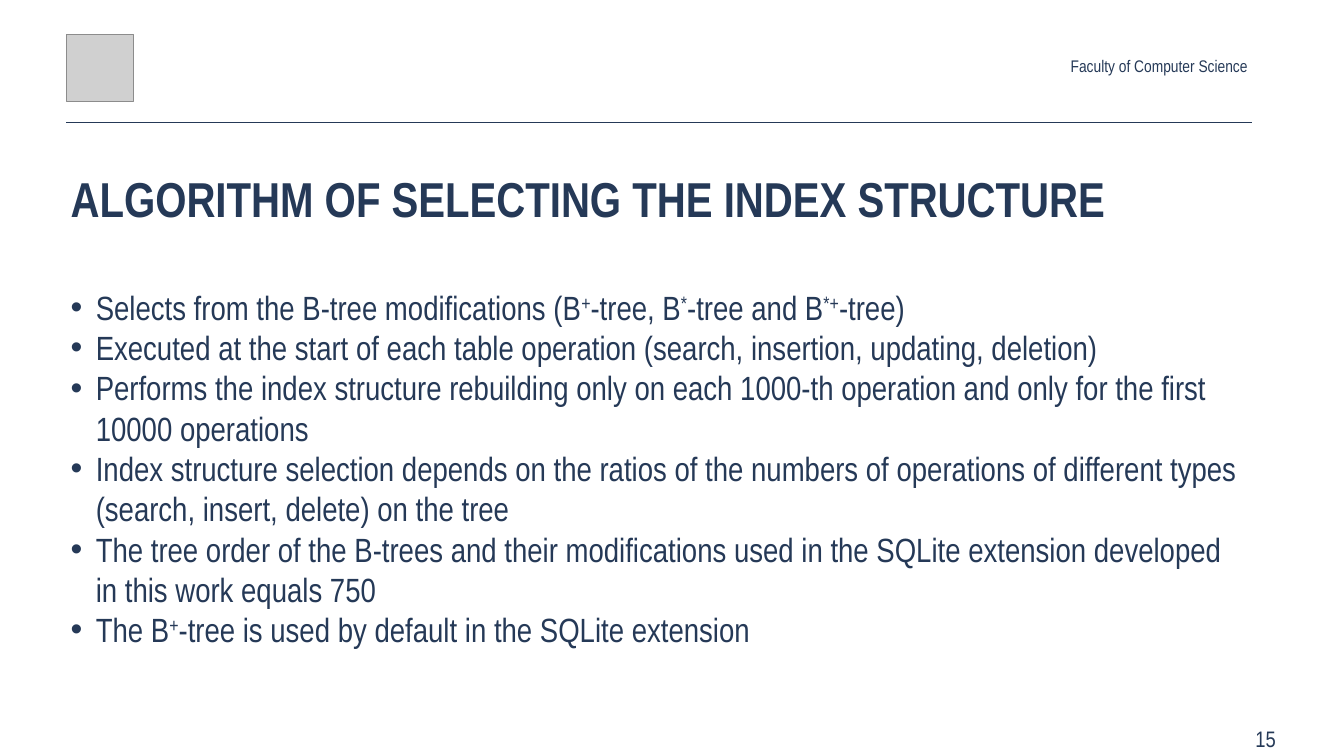
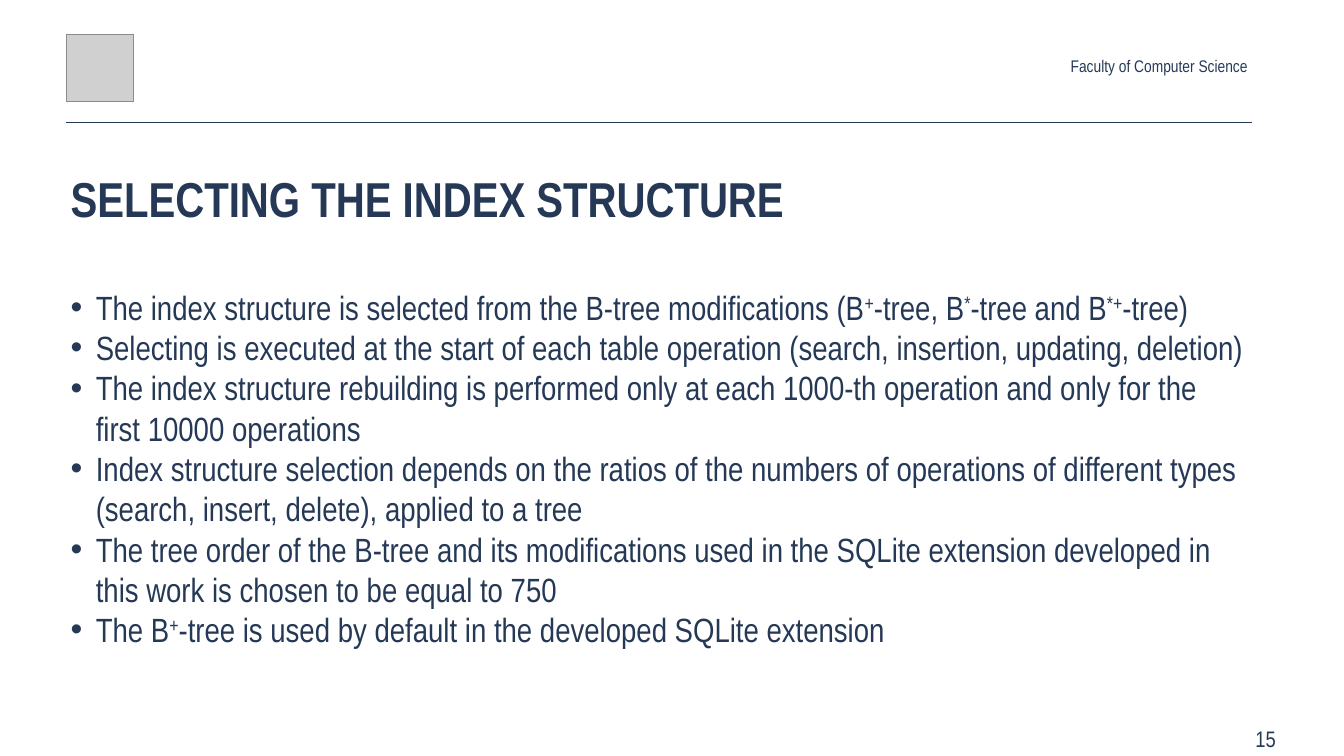
Before and after one commit to Glost/btrees_2019, a slide deck: slide 15 of root/docs/slides/Anton_Rigin_SYRCoSE_2019.pptx. Drawn at 1344x756 pixels with LibreOffice and Linux fonts; fonts in the diff are those of the drawing; grey boxes stand for pictures. Boxes give left, top, right and bottom in pixels: in the first picture for what was removed or moved away, otherwise in the second. Text is boxed around its words. In the diff, an @@ line names an element or a change of style, - is before the commit and + after.

```diff
--- a/root/docs/slides/Anton_Rigin_SYRCoSE_2019.pptx
+++ b/root/docs/slides/Anton_Rigin_SYRCoSE_2019.pptx
@@ text at box(71, 182, 783, 218): text changed @@
-ALGORITHM OF SELECTING THE INDEX STRUCTURE
+SELECTING THE INDEX STRUCTURE
@@ text at box(96, 295, 1243, 649): text changed @@
-• Selects from the B-tree modifications (B+-tree, B*-tree and B*+-tree)
-• Executed at the start of each table operation (search, insertion, updating, deletion)
-• Performs the index structure rebuilding only on each 1000-th operation and only for the first 10000 operations
-• Index structure selection depends on the ratios of the numbers of operations of different types (search, insert, delete) on the tree
-• The tree order of the B-trees and their modifications used in the SQLite extension developed in this work equals 750
-• The B+-tree is used by default in the SQLite extension
+• The index structure is selected from the B-tree modifications (B+-tree, B*-tree and B*+-tree)
+• Selecting is executed at the start of each table operation (search, insertion, updating, deletion)
+• The index structure rebuilding is performed only at each 1000-th operation and only for the first 10000 operations
+• Index structure selection depends on the ratios of the numbers of operations of different types (search, insert, delete), applied to a tree
+• The tree order of the B-tree and its modifications used in the SQLite extension developed in this work is chosen to be equal to 750
+• The B+-tree is used by default in the developed SQLite extension
```
Also in this commit, not shown: 18 other slides changed, 1 other file.
